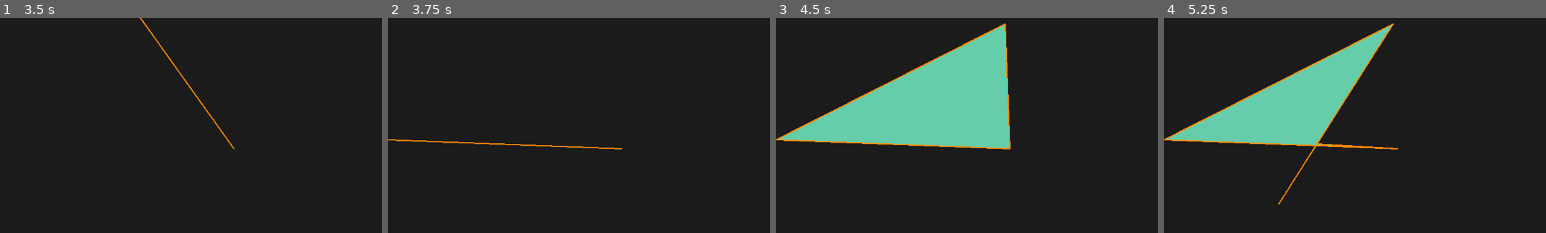
Above: before the commit, frames 1-4 (left to right).
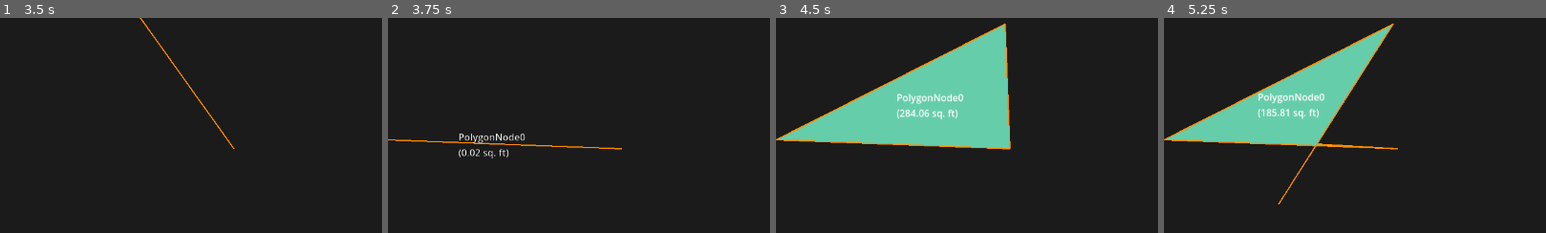
Above: after the commit, the same moments.

Repository: hankedan000/yardscaper
Game: Godot game, scene res://Main.tscn
The game is run twice, just before and just after one commit, with the same random seed, the same clock (stepped at 60 frames per second) and the same inputs.
Inputs (mouse positions are % of the whole screen's width and height, from its top left):
- Up to frame 1 (3.5 s): click "New Project" at 0.5 s; click (28, 10) at 1.25 s; click (32, 10) at 2 s; tap Enter at 2.75 s; drag from (45, 51) to (32, 10) at 2.77 s
- Up to frame 2 (3.75 s): tap Space at 3.5 s; drag from (22, 49) to (45, 51) at 3.52 s
- Up to frame 3 (4.5 s): tap Enter at 4.25 s; move the mouse to (45, 25) at 4.27 s; tap Delete at 4.35 s; click (45, 25) at 4.42 s
- Up to frame 4 (5.25 s): tap Space at 5 s; drag from (34, 62) to (45, 25) at 5.02 s
The pictures show only the part of the screen within x 30-80%, y 27-77%; the shares and areas given below are measured in that part.

Frame 1 is identical in both runs. In frame 2, 0.5% of the frame differs, in the area x 18-36%, y 53-66%; in frame 3, 0.7%, in the area x 31-49%, y 35-48%; in frame 4, 0.7%.

Commit message:
Adds label to polygon object

Diff:
--- a/SprinklerDesigner/scenes/world_objects/PolygonNode/PolygonNode.gd
+++ b/SprinklerDesigner/scenes/world_objects/PolygonNode/PolygonNode.gd
@@ -5,6 +5,7 @@
 
 @onready var poly := $Polygon2D
 @onready var coll_poly := $PickArea/CollisionPolygon2D
+@onready var label := $Label
 
 var color := Color.MEDIUM_AQUAMARINE:
 	set(value):
@@ -29,6 +30,25 @@
 		if prev_point && first_point:
 			draw_line(prev_point, first_point, perim_color, PERIMETER_WIDTH)
 
+func _update_label():
+	label.visible = point_count() > 2
+	if not label.visible:
+		return
+
+	label.text = "%s\n(%0.2f sq. ft)" % [user_label, get_area_ft()]
+
+	# compute bounding box size of the new label's text string
+	var font : Font = label.get_theme_font("font")
+	var font_size : int = label.get_theme_font_size("font_size")
+	var text_size := font.get_multiline_string_size(
+		label.text,
+		HORIZONTAL_ALIGNMENT_CENTER,
+		-1,
+		font_size)
+
+	# position the label in center of the polygon
+	label.global_position = get_global_center() - (text_size / 2.0)
+
 func add_point(point: Vector2):
 	if ! _is_ready:
 		await ready
@@ -38,11 +58,13 @@
 	new_points.append(point)
 	poly.polygon = new_points
 	coll_poly.polygon = new_points
+	_update_label()
 	queue_redraw()
 
 func set_point(idx: int, point: Vector2):
 	poly.polygon[idx] = point
 	coll_poly.polygon[idx] = point
+	_update_label()
 	queue_redraw()
 
 func insert_point(at_idx: int, point: Vector2):
@@ -50,6 +72,7 @@
 	new_points.insert_at(at_idx, point)
 	poly.polygon = new_points
 	coll_poly.polygon = new_points
+	_update_label()
 	queue_redraw()
 
 func remove_point(idx: int):
@@ -59,6 +82,7 @@
 	new_points.remove_at(idx)
 	poly.polygon = new_points
 	coll_poly.polygon = new_points
+	_update_label()
 	queue_redraw()
 
 func point_count() -> int:
--- a/SprinklerDesigner/scenes/world_objects/PolygonNode/PolygonNode.tscn
+++ b/SprinklerDesigner/scenes/world_objects/PolygonNode/PolygonNode.tscn
@@ -17,4 +17,10 @@
 z_index = -1
 color = Color(0.157437, 0.863281, 0.542127, 1)
 
+[node name="Label" type="Label" parent="." index="2"]
+offset_right = 40.0
+offset_bottom = 23.0
+text = "Polygon Object
+(1234.56sqft)"
+
 [connection signal="area_entered" from="PickArea" to="." method="_on_pick_area_area_entered"]
